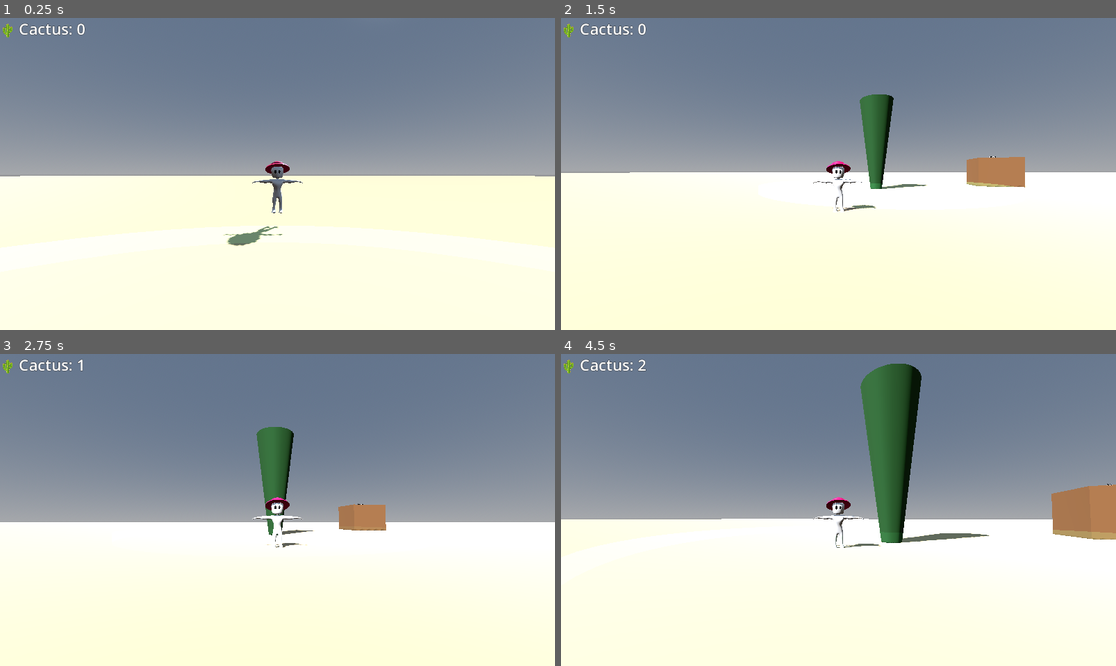
Above: before the commit, frames 1-4 (two rows, left to right).
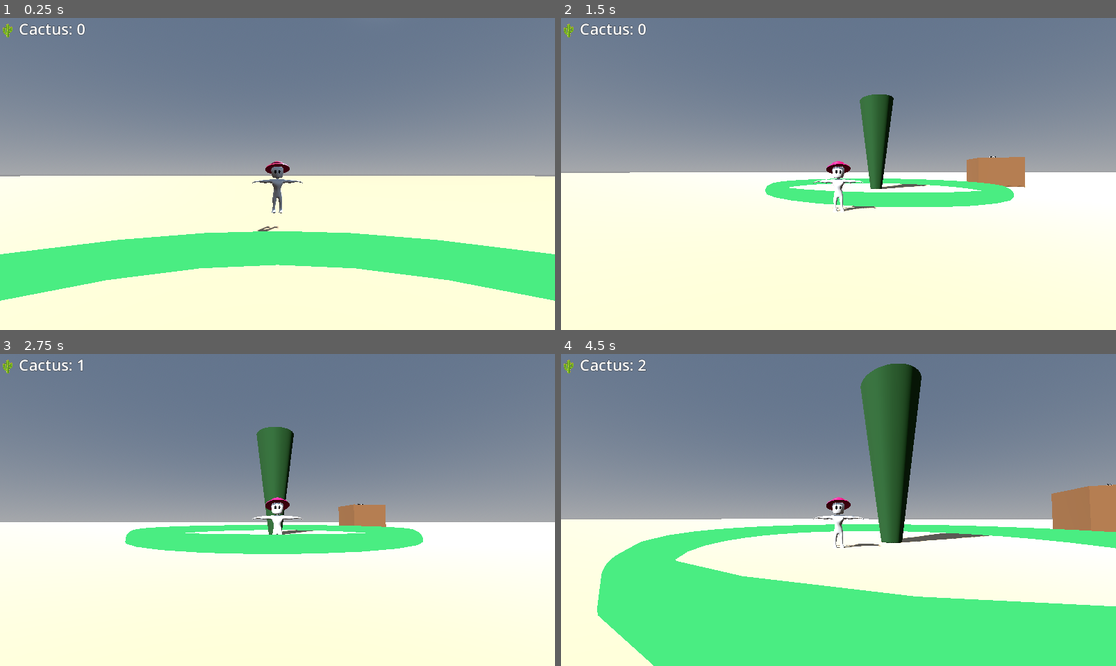
Above: after the commit, the same moments.

Repository: cactuszdre/cactusidle
Game: Godot game, scene res://scenes/main.tscn
Same seed, same stepped clock (60 frames per second), same inputs: the game is played once before the commit and once after it.
Inputs (mouse positions are in pixels of both pictures, inside the frame that each line leads up to):
- Up to frame 1 (0.25 s): no input
- Up to frame 2 (1.5 s): tap Enter at 0.5 s; move the mouse to (866, 174) at 0.52 s; hold S (reculer) 0.53-1.28 s; hold W (avancer) from 0.53 s (still down); tap Space at 1.25 s; move the mouse to (810, 174) at 1.27 s; tap E at 1.35 s
- Up to frame 3 (2.75 s): keep holding W (avancer); move the mouse to (288, 503) at 2.02 s; hold S (reculer) from 2.03 s (still down)
- Up to frame 4 (4.5 s): keep holding W (avancer); tap Enter at 2.75 s; move the mouse to (832, 516) at 2.77 s; release S (reculer) at 2.78 s; tap E at 2.85, 4.35 s; move the mouse to (877, 513) at 3.52 s; hold S (reculer) 3.53-4.28 s; tap Space at 4.25 s; move the mouse to (794, 506) at 4.27 s

The runs differ from the first frame. In frame 1, 12% of the frame differs, in the area x 0-100%, y 66-91%; in frame 2, 2.6%; in frame 3, 3.9%; in frame 4, 26%, in the area x 6-100%, y 54-100%.

Commit message:
Ajout de l'aura autour du cactus

Diff:
--- a/scenes/cactus_giant.tscn
+++ b/scenes/cactus_giant.tscn
@@ -1,7 +1,6 @@
-[gd_scene load_steps=8 format=3 uid="uid://dvr746oenhjrb"]
+[gd_scene load_steps=10 format=3 uid="uid://dvr746oenhjrb"]
 
 [ext_resource type="Script" uid="uid://be2xmlaehwb6i" path="res://scripts/cactus_aura.gd" id="1_k0qvd"]
-[ext_resource type="Shader" path="res://shaders/cactus_aura.gdshader" id="2_c33lm"]
 
 [sub_resource type="StandardMaterial3D" id="StandardMaterial3D_5x8tw"]
 albedo_color = Color(0.1764706, 0.37254903, 0.18039216, 1)
@@ -15,23 +14,41 @@
 height = 3.0
 radius = 10.0
 
-[sub_resource type="ShaderMaterial" id="ShaderMaterial_5x8tw"]
-shader = ExtResource("2_c33lm")
-shader_parameter/main_color = Color(0.290196, 0.933333, 0.513725, 1)
-shader_parameter/inner_radius = 4.0
-shader_parameter/outer_radius = 10.0
-shader_parameter/height = 0.5
-shader_parameter/softness = 1.3
-shader_parameter/alpha_strength = 0.45
-shader_parameter/emission_strength = 2.5
-shader_parameter/pulse_speed = 1.4
-shader_parameter/pulse_strength = 0.3
+[sub_resource type="Curve" id="Curve_particle_scale"]
+_data = [Vector2(0, 0.8), 0.0, 0.0, 0, 0, Vector2(0.5, 1.0), 0.0, 0.0, 0, 0, Vector2(1, 0.2), 0.0, 0.0, 0, 0]
+point_count = 3
 
-[sub_resource type="CylinderMesh" id="CylinderMesh_5x8tw"]
-top_radius = 10.0
-bottom_radius = 10.0
-height = 0.5
-rings = 8
+[sub_resource type="Gradient" id="Gradient_particle_color"]
+offsets = PackedFloat32Array(0, 0.5, 1)
+colors = PackedColorArray(0.29, 0.93, 0.51, 1, 0.29, 0.93, 0.51, 0.7, 0.29, 0.93, 0.51, 0)
+
+[sub_resource type="ParticleProcessMaterial" id="ParticleProcessMaterial_aura"]
+emission_shape = 2
+emission_sphere_radius = 9.5
+particle_flag_align_y = true
+direction = Vector3(0, 1, 0)
+spread = 15.0
+initial_velocity_min = 1.5
+initial_velocity_max = 2.5
+gravity = Vector3(0, 0.5, 0)
+scale_min = 0.3
+scale_max = 0.6
+scale_curve = SubResource("Curve_particle_scale")
+color_ramp = SubResource("Gradient_particle_color")
+
+[sub_resource type="TorusMesh" id="TorusMesh_aura"]
+inner_radius = 8.5
+outer_radius = 9.5
+rings = 32
+ring_segments = 64
+
+[sub_resource type="StandardMaterial3D" id="StandardMaterial3D_particle"]
+transparency = 1
+shading_mode = 0
+albedo_color = Color(0.29, 0.93, 0.51, 1)
+emission_enabled = true
+emission = Color(0.29, 0.93, 0.51, 1)
+emission_energy_multiplier = 2.0
 
 [node name="CactusGiant" type="Node3D"]
 
@@ -47,9 +64,14 @@
 shape = SubResource("CylinderShape3D_k0qvd")
 metadata/_edit_lock_ = true
 
-[node name="AuraVisual" type="MeshInstance3D" parent="Aura"]
-transform = Transform3D(1, 0, 0, 0, 1, 0, 0, 0, 1, 0, 0.25, 0)
-material_override = SubResource("ShaderMaterial_5x8tw")
-cast_shadow = 0
-mesh = SubResource("CylinderMesh_5x8tw")
-metadata/_edit_lock_ = true
+[node name="AuraParticles" type="GPUParticles3D" parent="Aura"]
+transform = Transform3D(1, 0, 0, 0, 1, 0, 0, 0, 1, 0, 0.1, 0)
+amount = 100
+lifetime = 3.0
+visibility_aabb = AABB(-10, 0, -10, 20, 10, 20)
+process_material = SubResource("ParticleProcessMaterial_aura")
+
+[node name="AuraCircle" type="MeshInstance3D" parent="Aura"]
+transform = Transform3D(1, 0, 0, 0, 1, 0, 0, 0, 1, 0, 0.1, 0)
+mesh = SubResource("TorusMesh_aura")
+material_override = SubResource("StandardMaterial3D_particle")
